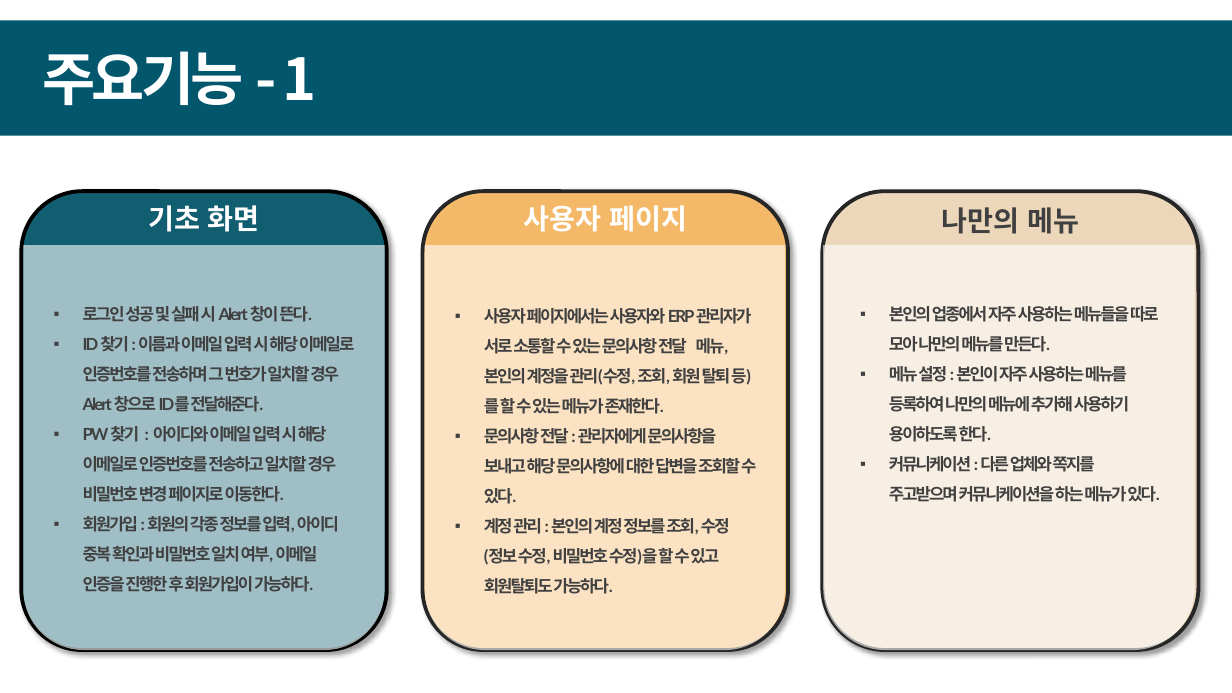
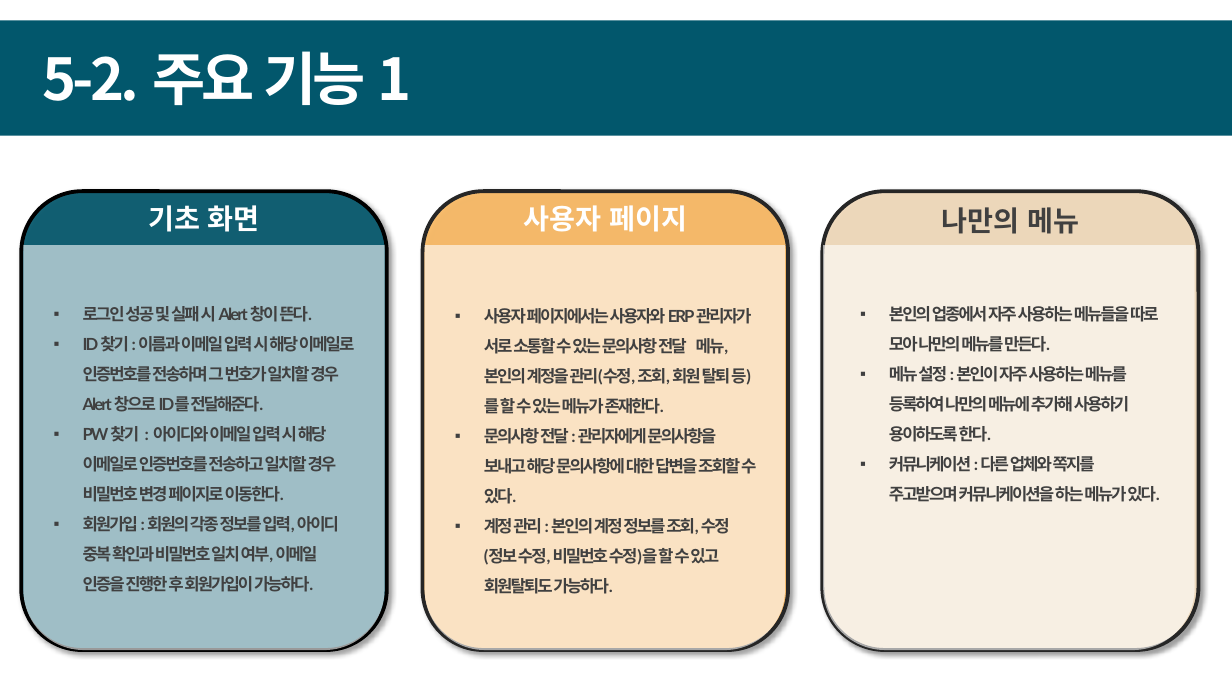
Before and after one commit to dw-final-project/dwFinal, a slide deck: slide 8 of dw 최종 프로젝트 착수 발표 ppt.pptx (slide 6 before the commit). Drawn at 1232x693 pixels with LibreOffice and Linux fonts; fonts in the diff are those of the drawing. Boxes give left, top, right and bottom in pixels: in the first picture for what was removed or moved away, otherwise in the second. Text is boxed around its words. In the diff, an @@ line names an element or a change of style, - is before the commit and + after.

```diff
--- a/dw 최종 프로젝트 착수 발표 ppt.pptx
+++ b/dw 최종 프로젝트 착수 발표 ppt.pptx
@@ text at (43, 51, 412, 105): text changed @@
-주요기능 - 1
+5-2. 주요 기능 1
```
Also in this commit, not shown: 9 other slides changed, 5 slides added.
